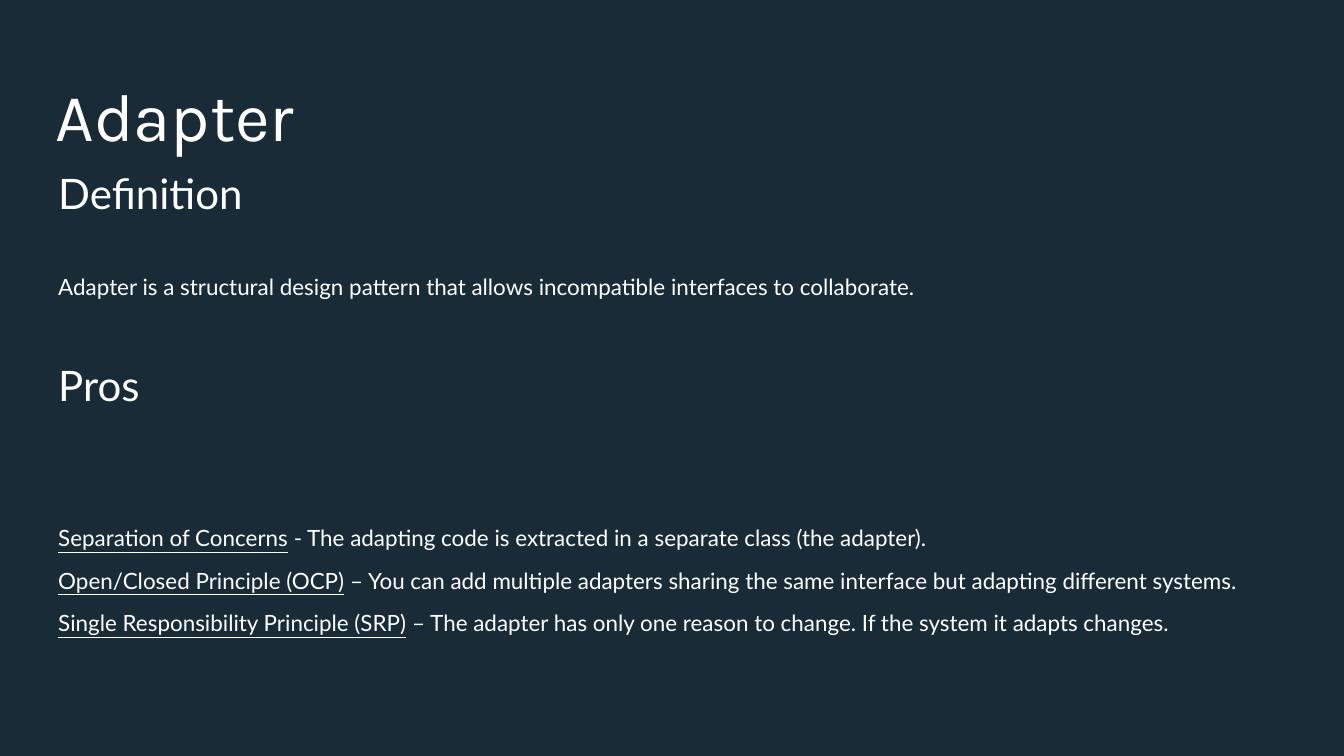
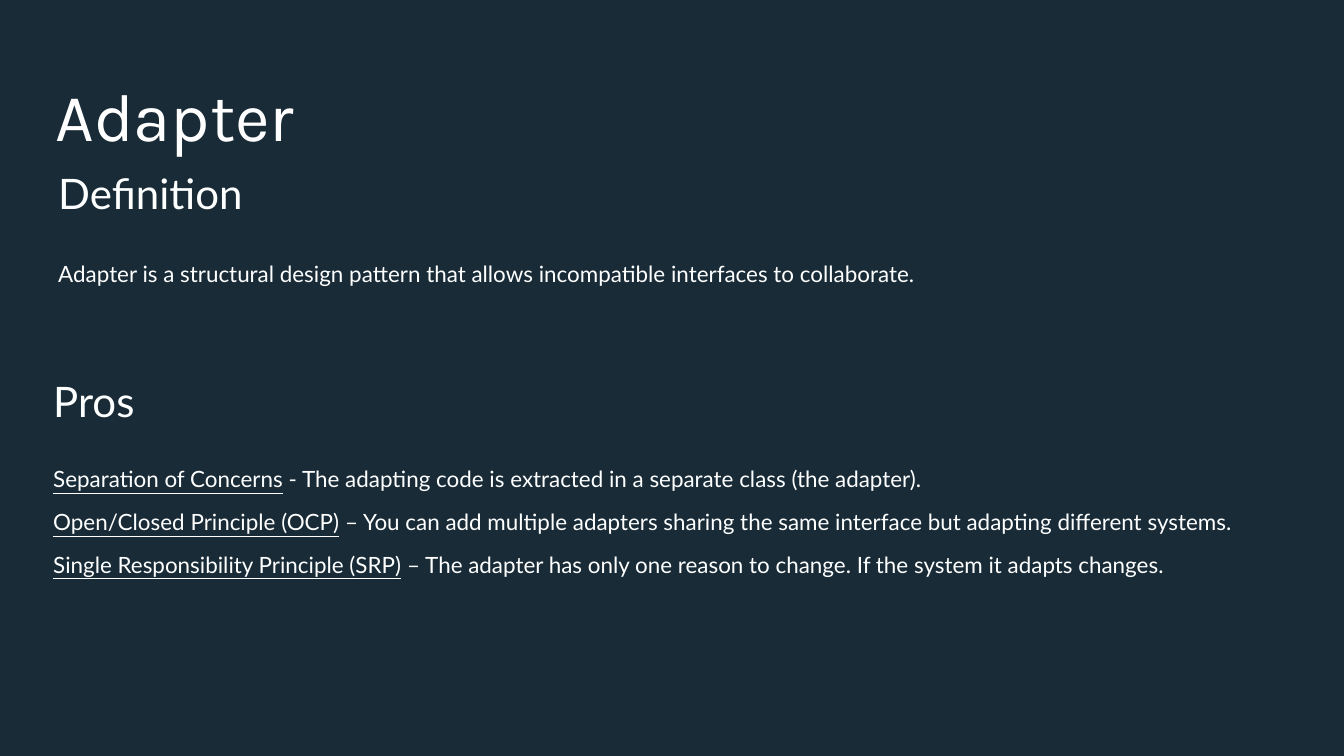
Before and after one commit to Iamsdl/Endava-DesignPatterns, a slide deck: slide 9 of PPT/Back to the basics, explaining design patterns with real life examples - Adapter & State.pptx. Drawn at 1344x756 pixels with LibreOffice and Linux fonts; fonts in the diff are those of the drawing; background and template pictures are left out. Boxes give left, top, right and bottom in pixels: in the first picture for what was removed or moved away, otherwise in the second. Text is boxed around its words. In the diff, an @@ line names an element or a change of style, - is before the commit and + after.

```diff
--- a/PPT/Back to the basics, explaining design patterns with real life examples - Adapter & State.pptx
+++ b/PPT/Back to the basics, explaining design patterns with real life examples - Adapter & State.pptx
@@ text "Adapter is a structural design ...": place and size @@
-text "Adapter is a structural design ..." at bbox=[58, 278, 914, 299]
+text "Adapter is a structural design ..." at bbox=[58, 265, 914, 286]
@@ text "Pros": place and size @@
-text "Pros" at bbox=[58, 371, 139, 402]
+text "Pros" at bbox=[53, 387, 134, 418]
@@ text "Separation of Concerns - The ...": place and size @@
-text "Separation of Concerns - The ..." at bbox=[58, 529, 1237, 635]
+text "Separation of Concerns - The ..." at bbox=[53, 470, 1232, 577]
```
Also in this commit, not shown: 16 other slides changed, 3 slides added, 2 slides removed.
